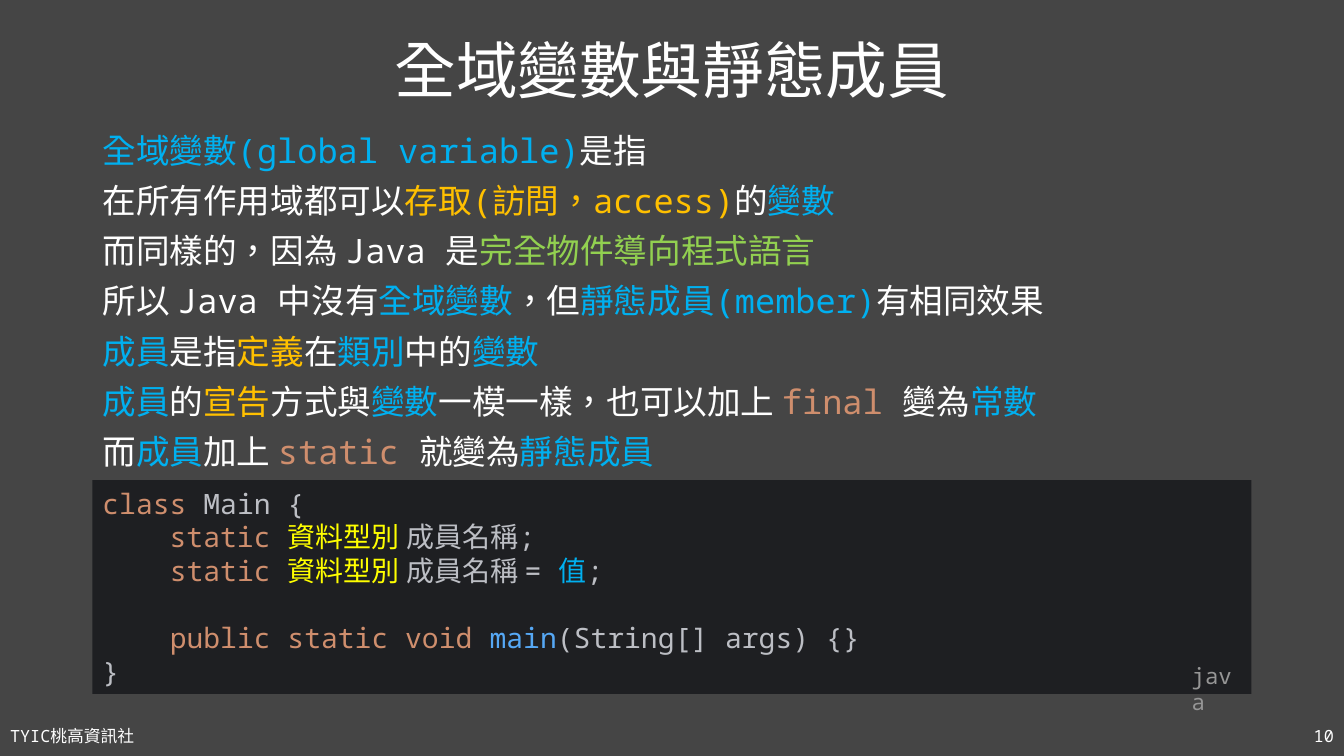
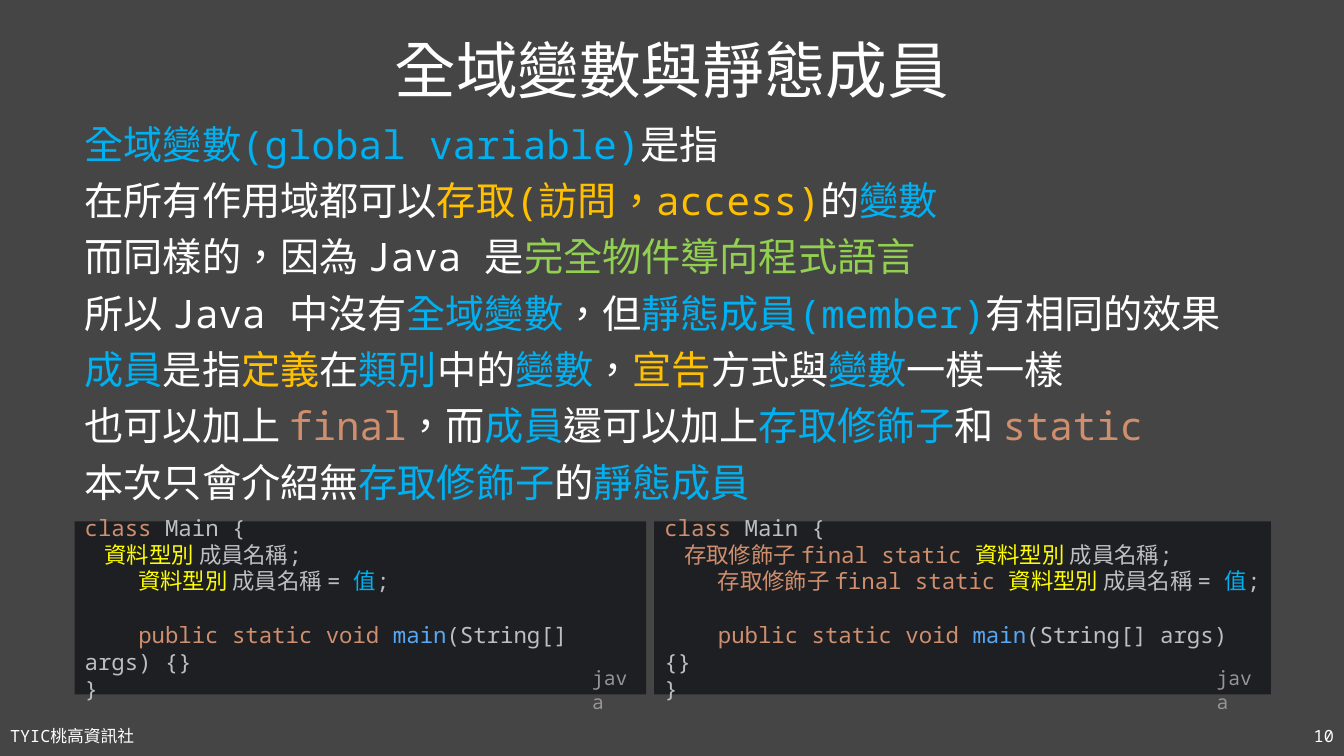
Before and after one commit to TYSHIC/slides, a slide deck: slide 10 of powerpoint/07_方法和全域變數.pptx. Drawn at 1344x756 pixels with LibreOffice and Linux fonts; fonts in the diff are those of the drawing. Boxes give left, top, right and bottom in pixels: in the first picture for what was removed or moved away, otherwise in the second. Text is boxed around its words. In the diff, an @@ line names an element or a change of style, - is before the commit and + after.

Commit message:
08_class

```diff
--- a/powerpoint/07_方法和全域變數.pptx
+++ b/powerpoint/07_方法和全域變數.pptx
@@ text "全域變數(global variable)是指": place and size @@
-text "全域變數(global variable)是指" at <box>102,134,1044,467</box>
+text "全域變數(global variable)是指" at <box>85,126,1221,500</box>
@@ text at <box>85,126,938,274</box>: size 24 to 28 pt in "全域變數(global variable)是指", "在所有作用域都可以存取(訪問，access)的變數", "而同樣的，因為 Java 是完全物件導向程式語言" @@
@@ text at <box>85,295,1221,500</box>: text changed; size 24 to 28 pt @@
-所以 Java 中沒有全域變數，但靜態成員(member)有相同效果
-成員是指定義在類別中的變數
-成員的宣告方式與變數一模一樣，也可以加上 final 變為常數
-而成員加上 static 就變為靜態成員
+所以 Java 中沒有全域變數，但靜態成員(member)有相同的效果
+成員是指定義在類別中的變數，宣告方式與變數一模一樣
+也可以加上 final，而成員還可以加上存取修飾子和 static
+本次只會介紹無存取修飾子的靜態成員
@@ rectangle added at <box>75,521,646,695</box>, fill #1E1F22, 16 pt, text #BCBEC4 @@
+class Main {
+資料型別 成員名稱;
+資料型別 成員名稱 = 值;
+public static void main(String[] args) {}
+}
@@ rectangle "class Main {": place and size @@
-rectangle "class Main {" at <box>93,480,1252,694</box>
+rectangle "class Main {" at <box>654,521,1271,695</box>
@@ text in rectangle at <box>664,518,799,536</box>: size 20 to 16 pt in "class Main {" @@
@@ text in rectangle at <box>684,544,1260,649</box>: text changed; size 20 to 16 pt @@
-static 資料型別 成員名稱;
-static 資料型別 成員名稱 = 值;
-public static void main(String[] args) {}
-}
+存取修飾子 final static 資料型別 成員名稱;
+存取修飾子 final static 資料型別 成員名稱 = 值;
+public static void main(String[] args) {}
+}
@@ text added at <box>583,661,647,696</box>, 14 pt, text #969696 @@
+java
@@ text "java": place and size @@
-text "java" at <box>1182,656,1251,694</box>
+text "java" at <box>1207,661,1271,696</box>
@@ text "java" at <box>1207,661,1271,696</box>: size 16 to 14 pt @@
```
Also in this commit, not shown: 2 other slides changed, 3 other files.
